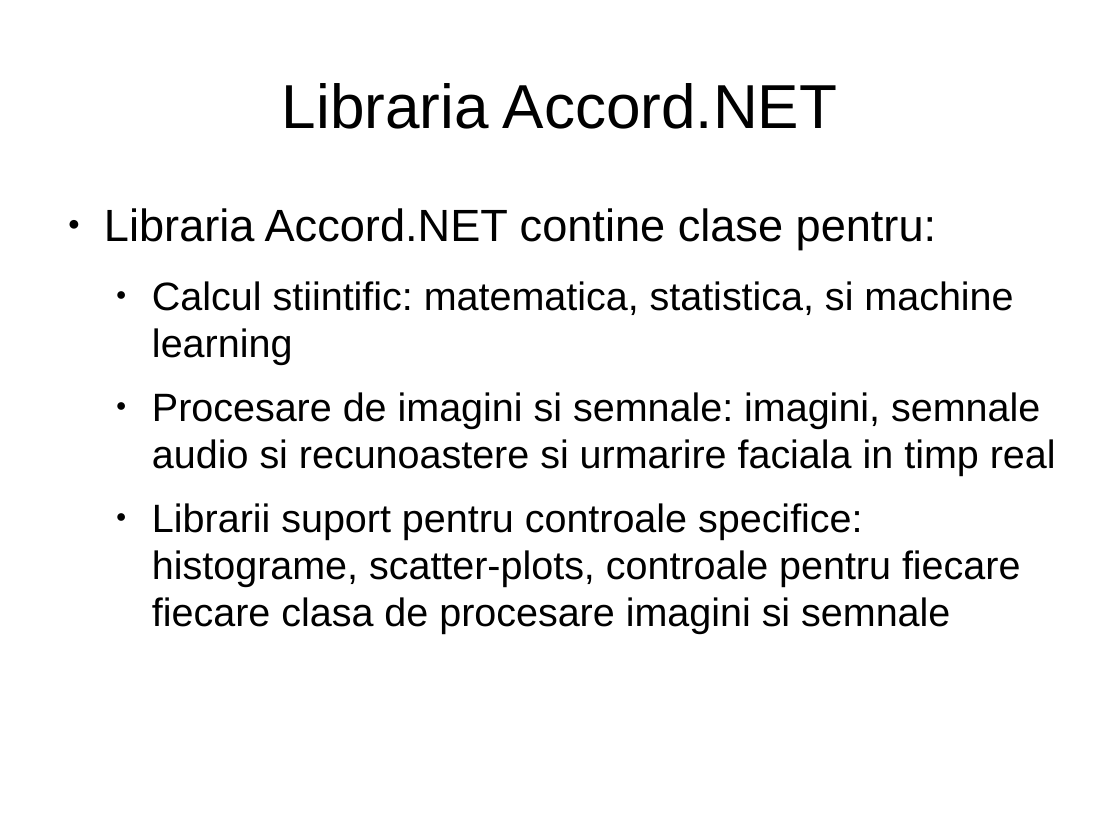
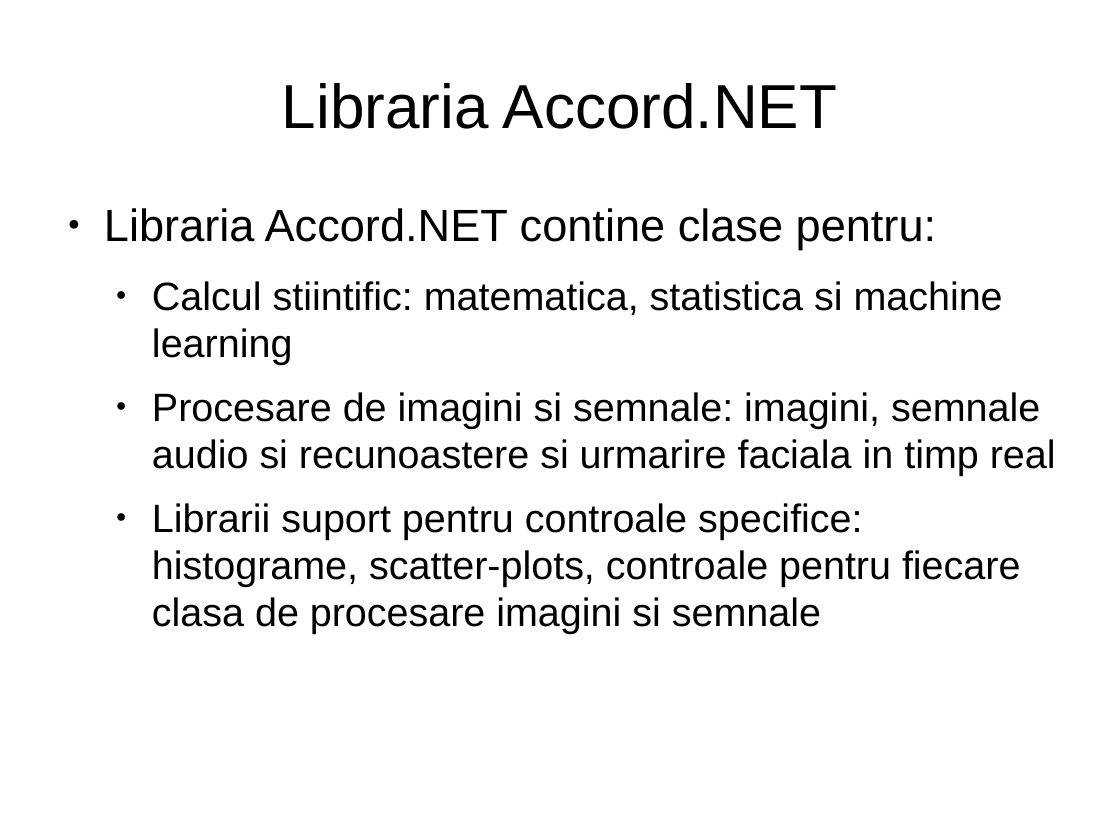
Before and after one commit to radumotrescu/SiemensDiscoverIT, a slide deck: slide 5 of PCA Presentation.odp. Drawn at 1120x840 pixels with LibreOffice and Linux fonts; fonts in the diff are those of the drawing. Boxes give left, top, right and bottom in pixels: in the first picture for what was removed or moved away, otherwise in the second. Text is boxed around its words. In the diff, an @@ line names an element or a change of style, - is before the commit and + after.

```diff
--- a/PCA Presentation.odp
+++ b/PCA Presentation.odp
@@ text at box(152, 281, 1003, 365): text changed @@
-  ● Calcul stiintific: matematica, statistica, si machine learning
+  ● Calcul stiintific: matematica, statistica si machine learning
@@ text at box(152, 503, 1020, 634): text changed @@
-  ● Librarii suport pentru controale specifice: histograme, scatter-plots, controale pentru fiecare fiecare clasa de procesare imagini si semnale
+  ● Librarii suport pentru controale specifice: histograme, scatter-plots, controale pentru fiecare clasa de procesare imagini si semnale
```
Also in this commit, not shown: 7 other slides changed.
